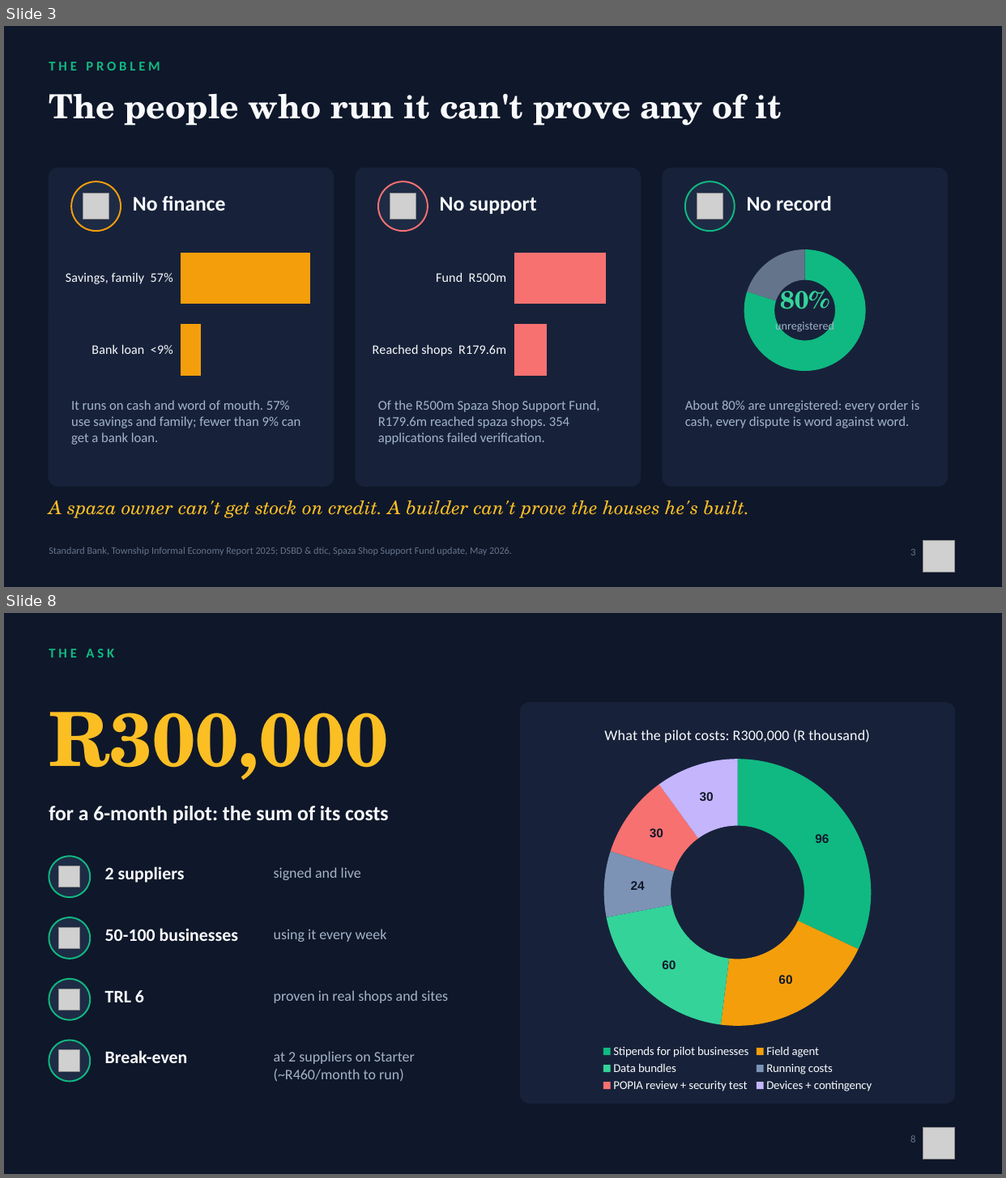
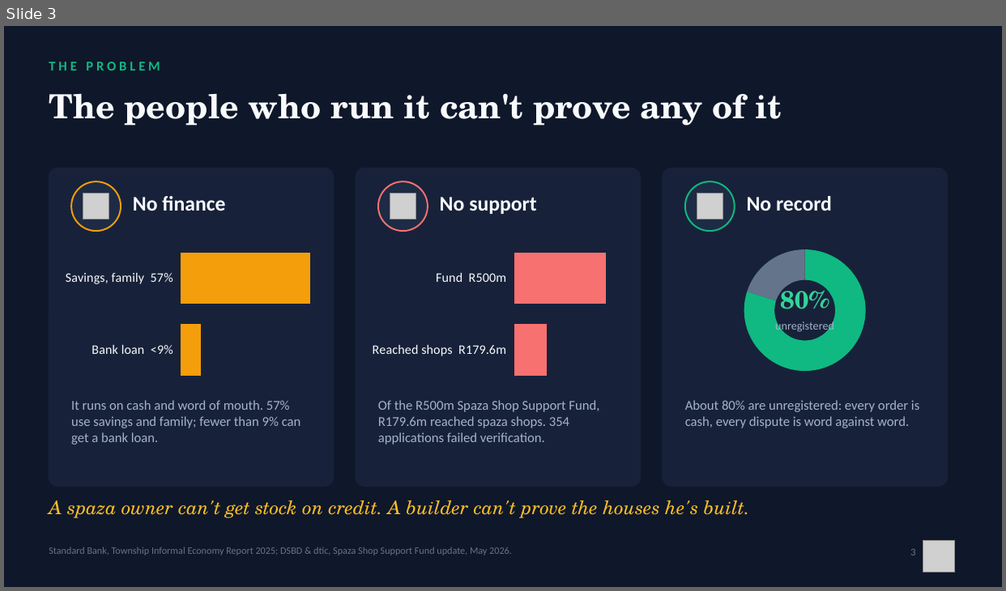
Before and after one commit to Mandla78/KasiFlow, a slide deck: docs/submission/05_final_submission/Akayza_Pitch_TeamPR.pptx. Shown one above the other, each under a label of ours: slides 3 and 8 before the commit, slide 3 after it; the slides between them are not shown. The pictures are 1006x1178 and 1006x591 pixels, drawn with LibreOffice and Linux fonts; fonts in the diff are those of the drawing; grey boxes stand for pictures. Boxes give left, top, right and bottom in pixels: in the first picture for what was removed or moved away, otherwise in the second. Text is boxed around its words. In the diff, an @@ line names an element or a change of style, - is before the commit and + after.

```diff
--- a/docs/submission/05_final_submission/Akayza_Pitch_TeamPR.pptx
+++ b/docs/submission/05_final_submission/Akayza_Pitch_TeamPR.pptx
@@ slide 8 removed at <box>4,613,1002,1174</box>, background #0F172A @@
@@ text removed at <box>49,649,114,658</box> @@
-THE ASK
@@ rounded rectangle removed at <box>521,703,955,1103</box> @@
@@ text removed at <box>49,712,388,780</box> @@
-R300,000
@@ doughnut chart removed at <box>528,710,948,1096</box> @@
-title "What the pilot costs: R300,000 (R thousand)"
-categories: Stipends for pilot businesses, Field agent, Data bundles, Running costs, POPIA review + security test, Devices + contingency
-Series 1: 96, 60, 60, 24, 30, 30
@@ text removed at <box>49,806,389,824</box> @@
-for a 6-month pilot: the sum of its costs
@@ ellipse removed at <box>49,856,90,897</box> @@
@@ picture removed at <box>58,866,80,888</box> @@
@@ text removed at <box>105,867,185,883</box> @@
-2 suppliers
@@ text removed at <box>274,867,361,880</box> @@
-signed and live
@@ ellipse removed at <box>49,918,90,959</box> @@
@@ picture removed at <box>58,927,80,949</box> @@
@@ text removed at <box>105,928,238,941</box> @@
-50-100 businesses
@@ text removed at <box>274,929,387,942</box> @@
-using it every week
@@ ellipse removed at <box>49,979,90,1020</box> @@
@@ picture removed at <box>58,989,80,1011</box> @@
@@ text removed at <box>105,990,144,1003</box> @@
-TRL 6
@@ text removed at <box>274,990,448,1003</box> @@
-proven in real shops and sites
@@ ellipse removed at <box>49,1041,90,1082</box> @@
@@ picture removed at <box>58,1050,80,1072</box> @@
@@ text removed at <box>105,1050,188,1063</box> @@
-Break-even
@@ text removed at <box>274,1051,415,1081</box> @@
-at 2 suppliers on Starter (~R460/month to run)
@@ text removed at <box>910,1135,915,1143</box> @@
-8
@@ picture removed at <box>923,1128,955,1160</box> @@
```
Also in this commit, not shown: 9 slides changed, 14 other slides removed, 6 other files.
